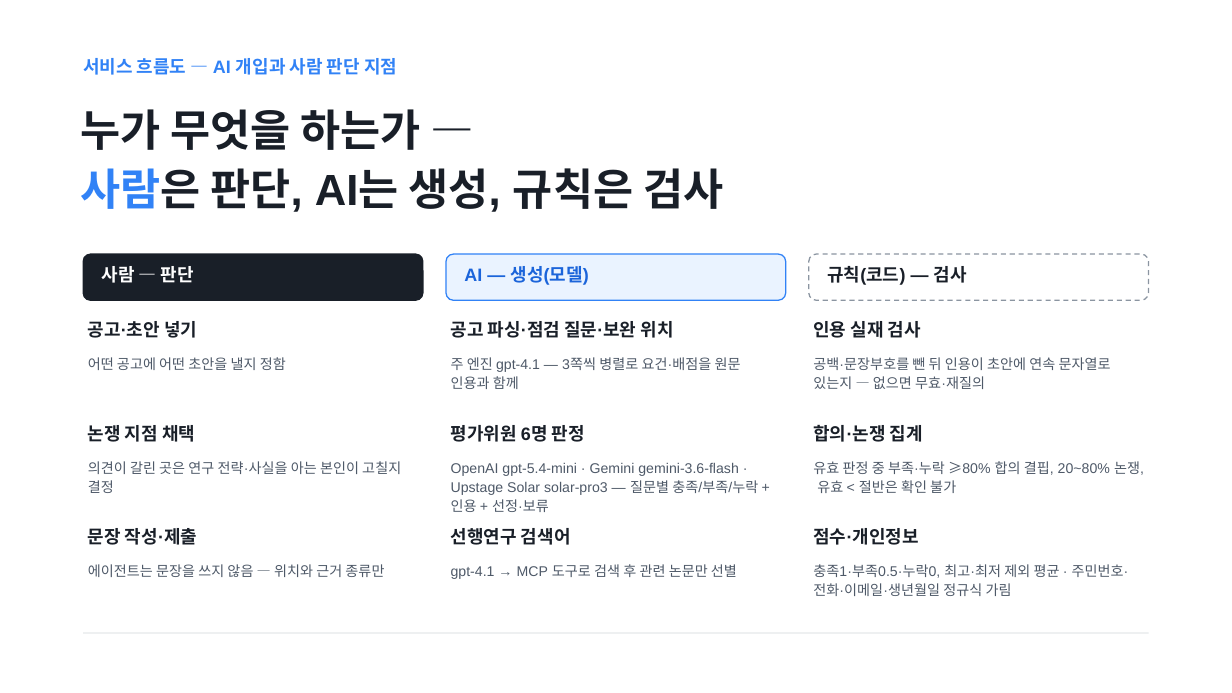
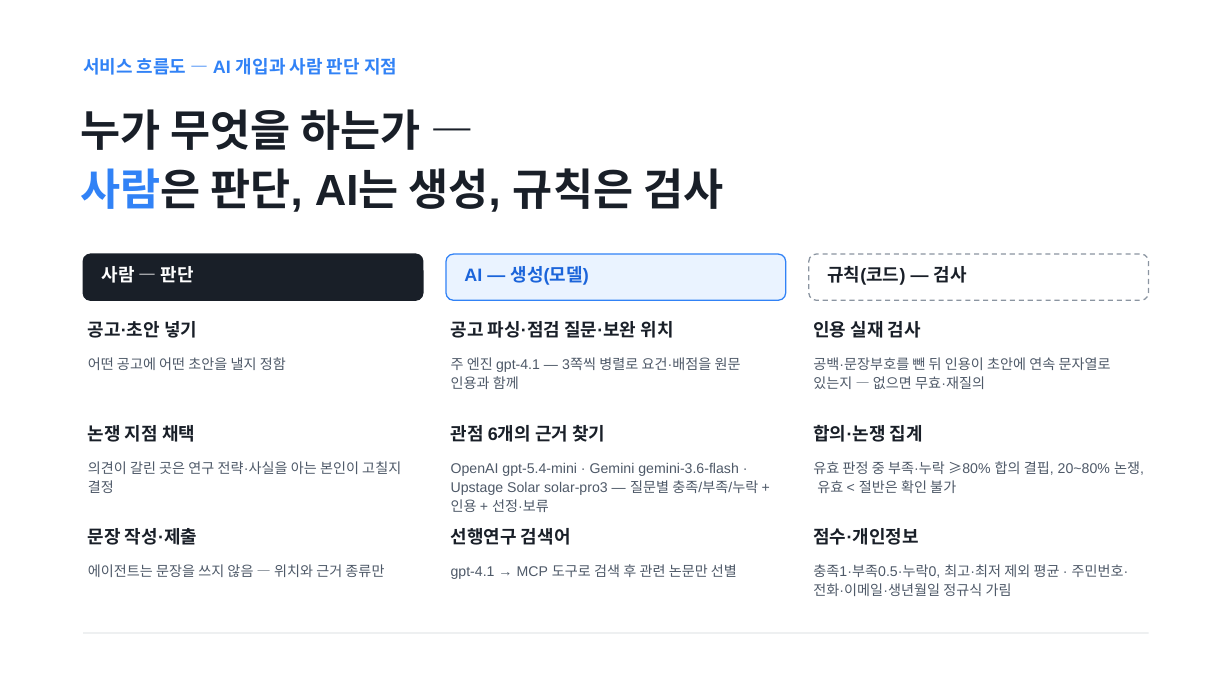
Before and after one commit to Ryugi62/rfp-to-fit, a slide deck: slide 5 of deliver/deck/RFP-to-Fit_루미아.pptx. Drawn at 1232x693 pixels with LibreOffice and Linux fonts; fonts in the diff are those of the drawing. Boxes give left, top, right and bottom in pixels: in the first picture for what was removed or moved away, otherwise in the second. Text is boxed around its words. In the diff, an @@ line names an element or a change of style, - is before the commit and + after.

```diff
--- a/deliver/deck/RFP-to-Fit_루미아.pptx
+++ b/deliver/deck/RFP-to-Fit_루미아.pptx
@@ text at (x1=451, y1=425, x2=605, y2=442): text changed @@
-평가위원 6명 판정
+관점 6개의 근거 찾기
```
Also in this commit, not shown: 8 other slides changed, 1 slide added, 15 other files.
